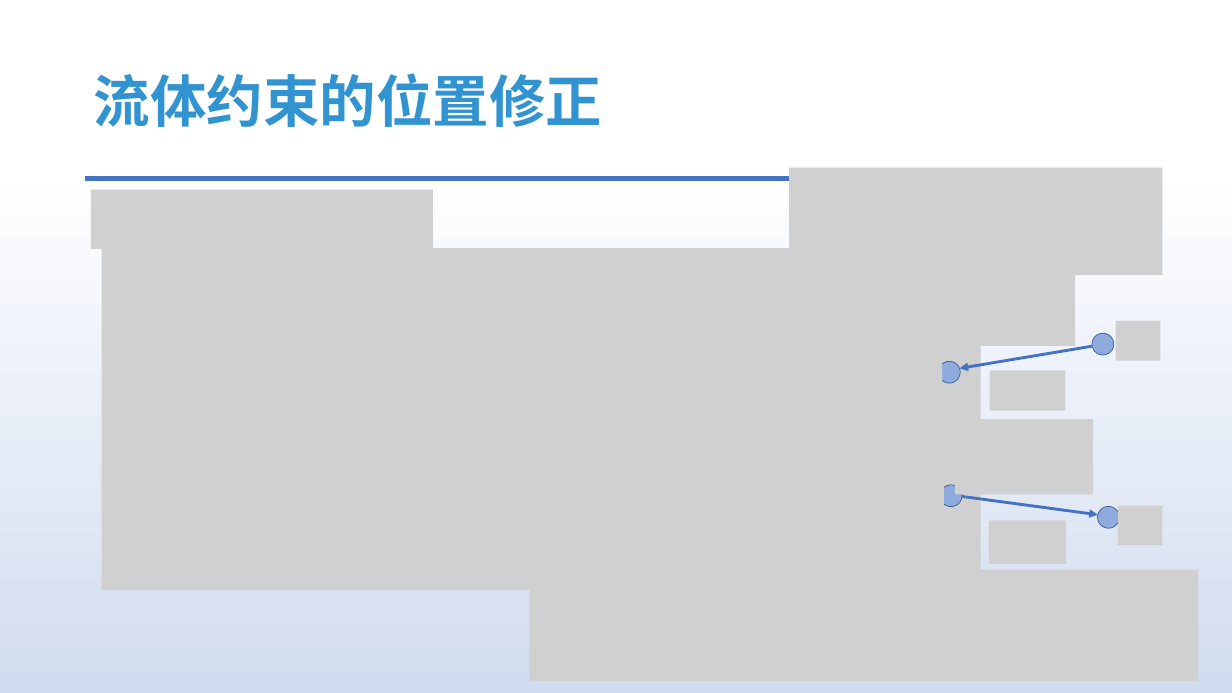
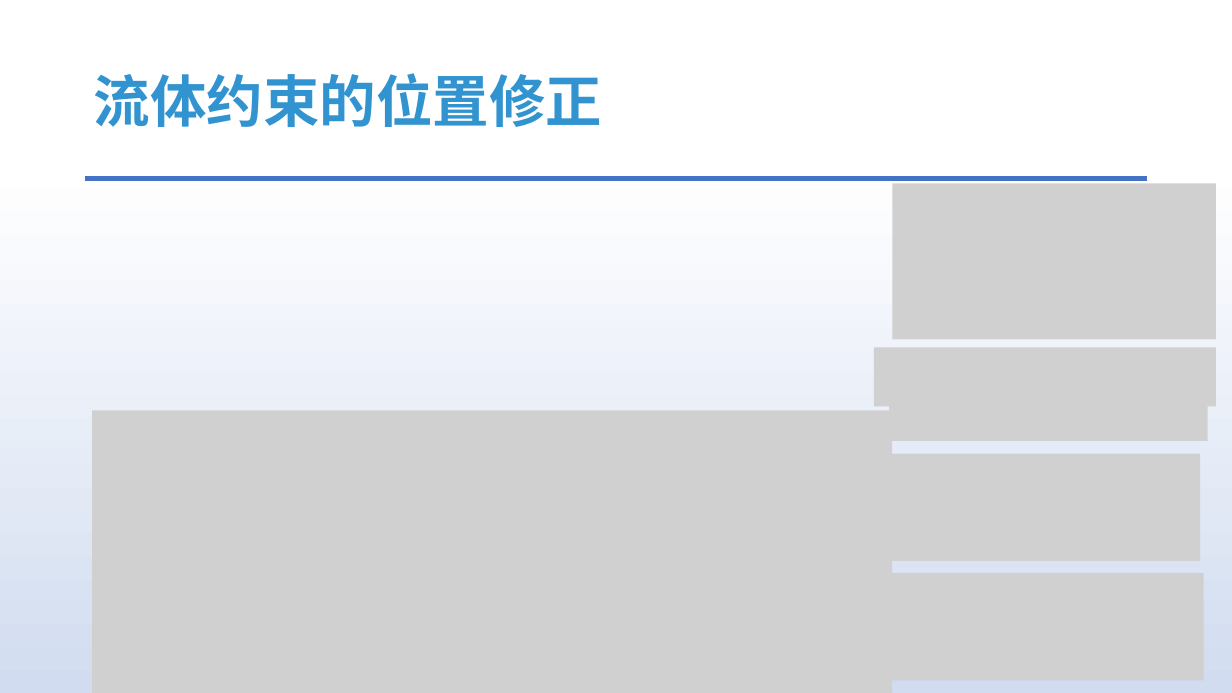
Before and after one commit to answerear/UnityFluid, a slide deck: slide 33 of doc/正式版/基于物理的交互式流体模拟介绍.pptx. Drawn at 1232x693 pixels with LibreOffice and Linux fonts; fonts in the diff are those of the drawing; grey boxes stand for pictures. Boxes give left, top, right and bottom in pixels: in the first picture for what was removed or moved away, otherwise in the second. Text is boxed around its words. In the diff, an @@ line names an element or a change of style, - is before the commit and + after.

Commit message:
修改排版和fix位置修正的公式错误

```diff
--- a/doc/正式版/基于物理的交互式流体模拟介绍.pptx
+++ b/doc/正式版/基于物理的交互式流体模拟介绍.pptx
@@ picture removed at [789, 167, 1163, 274] @@
@@ picture removed at [91, 189, 433, 249] @@
@@ picture added at [893, 184, 1216, 340] @@
@@ picture added at [874, 348, 1216, 407] @@
@@ group removed at [897, 271, 1160, 411]: 4 pictures, 2 ellipses, 1 arrow @@
@@ picture: place and size @@
-picture at [102, 248, 981, 590]
+picture at [92, 410, 893, 693]
@@ picture added at [889, 404, 1208, 441] @@
@@ picture added at [827, 454, 1201, 561] @@
@@ group removed at [899, 420, 1163, 564]: 4 pictures, 2 ellipses, 1 arrow @@
@@ picture: place and size @@
-picture at [530, 569, 1199, 681]
+picture at [831, 573, 1204, 680]
```
Also in this commit, not shown: 13 other slides changed.
